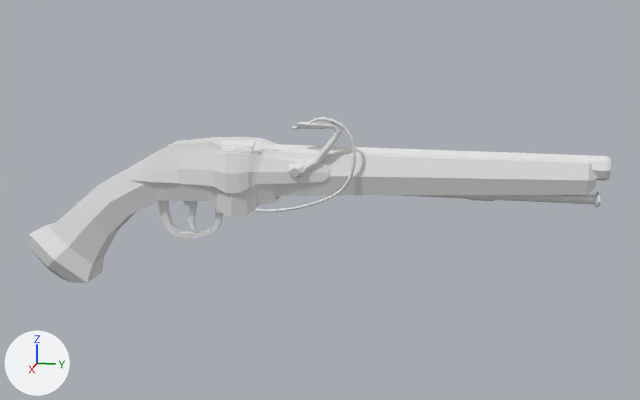
The FBX model PistolsAtDawn/Assets/Models/MatchlockExport.fbx, before and after one commit.
Rendered twice from a 50 mm lens placed at (13.79, 3.08, 3.42), pointed at (-0.08, 0.31, -0.05). Every picture has the same lights, and +X, +Y and +Z are marked at lower left.

Before the edit, the objects in view are built like this:
```python
me_cube_001 = bpy.data.meshes.new('Cube.001')
me_cube_001.from_pydata(...)  # 362 vertices, 336 faces; spans x -0.46..0.46, y -4.66..4.92, z -1.92..0.66
me_cube_002 = bpy.data.meshes.new('Cube.002')
me_cube_002.from_pydata(...)  # 40 vertices, 34 faces; spans x -0.15..0.15, y 0.72..4.81, z -0.2..0.06
me_cube_003 = bpy.data.meshes.new('Cube.003')
me_cube_003.from_pydata(...)  # 324 vertices, 317 faces; spans x -0.05..0.17, y -0.88..0.98, z -0.71..0.9
ob_matchlockbody = bpy.data.objects.new('MatchlockBody', me_cube_001)
ob_matchlockbody.location = (0.0, -0.12, 0.26)
ob_matchlockramrod = bpy.data.objects.new('MatchlockRamrod', me_cube_002)
ob_matchlockramrod.location = (0.0, -0.12, 0.26)
ob_matchlockserpentine = bpy.data.objects.new('MatchlockSerpentine', me_cube_003)
ob_matchlockserpentine.location = (0.24, -0.01, 0.49)
```
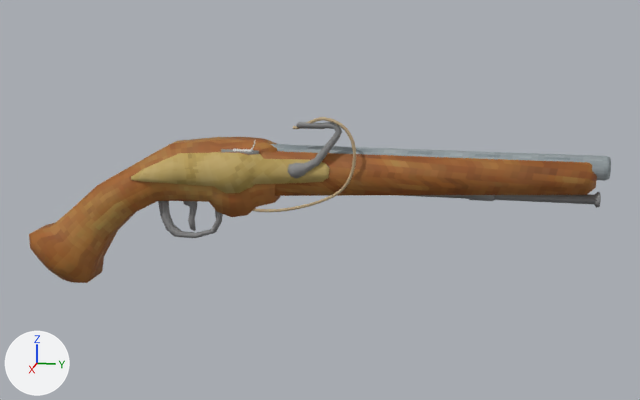
Where the newer file only moved an object's origin or applied its transform, the numbers keep the older frame.

Changed parts and their boxes (x1, y1, x2, y2) in the pictures (640 x 400 px; the box of a moved part takes in the faces that stretch with it):
'MatchlockBody', recoloured, reshaped, surface changed (white to brown): (29, 137, 611, 283) in both
'MatchlockSerpentine', recoloured: (253, 117, 356, 212) in both
'MatchlockRamrod', recoloured: (399, 192, 601, 208) in both
part 1 of me_cube_001, moved or reshaped: (142, 145, 250, 217) in both

Edits to the bpy script that builds the scene:
```text
Add img_guntex_png:
    img_guntex_png = load_image('GunTex.png', '../Texture/GunTex.png', 1024, 1024, 'sRGB')
Add mat_gunmat:
    mat_gunmat = principled_material('GunMat')
    mat_gunmat.texture = img_guntex_png
    mat_gunmat.roughness = 0.69
Change me_cube_001:
    where me_cube_001.from_pydata(...)  # 362 vertices, 336 faces; spans x -0.46..0.46, y -4.66..4.92, z -1.92..0.66
    used by ob_matchlockbody; location = (0.0, -0.12, 0.26)
    me_cube_001 part 1
    me_cube_001.vertices[123].co: (0.42, -0.93, -0.02) -> (0.39, -0.93, -0.02)  # pixel (230, 186) -> not seen
    me_cube_001.vertices[240].co: (-0.33, -1.85, -0.04) -> (-0.36, -1.85, -0.04)
    me_cube_001.vertices[241].co: (0.32, -1.85, -0.04) -> (0.35, -1.85, -0.04)  # pixel (178, 183)
    me_cube_001 part 2: texture (UV) coordinates changed
    add me_cube_001.materials.append(mat_gunmat)  # picture img_guntex_png
Change me_cube_003:
    where me_cube_003.from_pydata(...)  # 324 vertices, 317 faces; spans x -0.05..0.17, y -0.88..0.98, z -0.71..0.9
    add me_cube_003.materials.append(mat_gunmat)  # picture img_guntex_png
Change me_cube_002:
    where me_cube_002.from_pydata(...)  # 40 vertices, 34 faces; spans x -0.15..0.15, y 0.72..4.81, z -0.2..0.06
    add me_cube_002.materials.append(mat_gunmat)  # picture img_guntex_png
```
